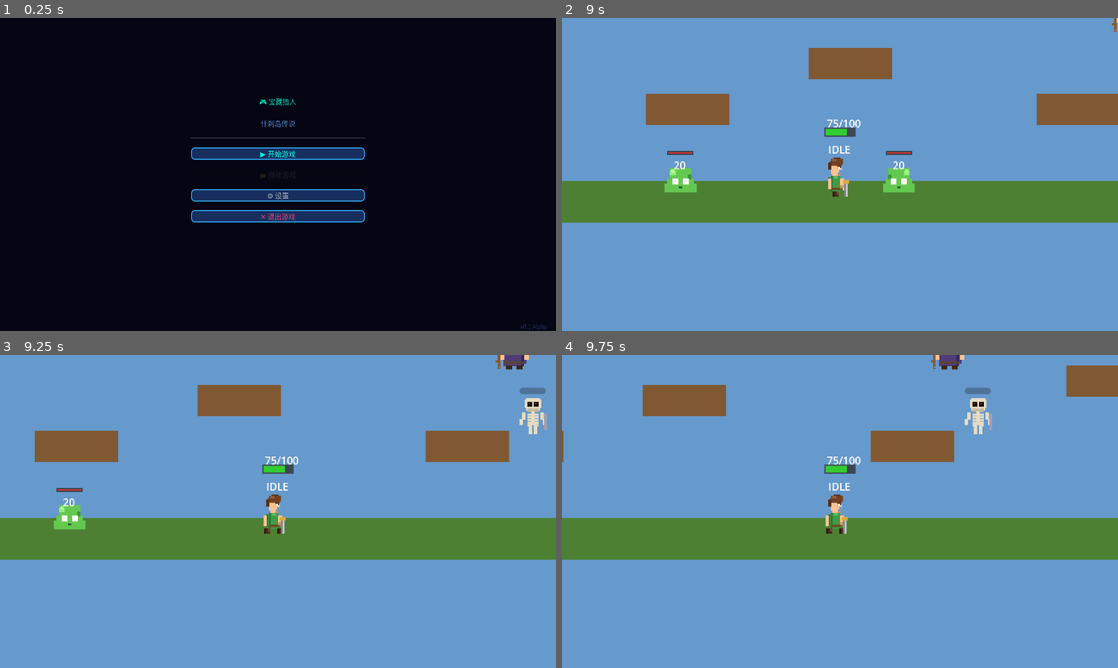
Above: before the commit, frames 1-4 (two rows, left to right).
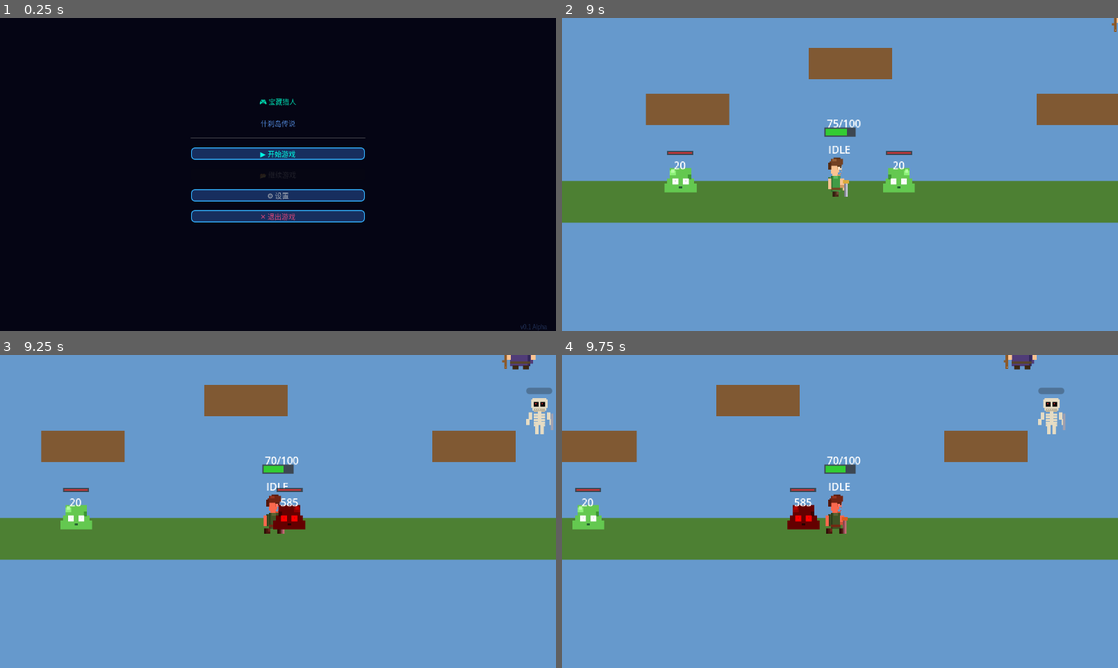
Above: after the commit, the same moments.

Repository: wenzy-tech/godot-adventure
Game: Godot game, scene res://Levels/TitleScreen.tscn
The game is run twice, just before and just after one commit, with the same random seed, the same clock (stepped at 60 frames per second) and the same inputs.
Inputs:
- Up to frame 1 (0.25 s): no input
- Up to frame 2 (9 s): click "▶ 开始游戏" at 0.5 s; tap Enter at 1.25 s; hold D 1.28-2.78 s; tap J every 1.5 s from 1.35 to 8.85 s; tap W at 1.52, 2.27, 3.77, 4.52, 5.27, 6.77, 7.52, 8.27 s; tap Shift every 1.5 s from 2.1 to 8.1 s; hold A 2.78-3.53 s; hold D 3.53-5.03 s; hold A 5.03-5.78 s; hold D 5.78-6.53 s; hold A 6.53-8.03 s; tap Space at 8 s; hold D from 8.03 s (still down)
- Up to frame 3 (9.25 s): keep holding D
- Up to frame 4 (9.75 s): keep holding D; tap Shift at 9.6 s

Frames 1-2 are identical in both runs. In frame 3, 2.4% of the frame differs, in the area x 6-100%, y 0-58%; in frame 4, 10%, in the area x 0-100%, y 0-58%.

Commit message:
Debug: disable knockback to isolate disappearance issue

Diff:
--- a/Enemies/BaseEnemy.gd
+++ b/Enemies/BaseEnemy.gd
@@ -84,10 +84,10 @@
 	# if animation_player.has_animation("hurt"):
 	# 	animation_player.play("hurt")
 
-	# 击退
-	if knockback_dir != Vector2.ZERO:
-		velocity = knockback_dir * knockback_force
-		move_and_slide()
+	# 击退 - DISABLED FOR DEBUG
+	# if knockback_dir != Vector2.ZERO:
+	# 	velocity = knockback_dir * knockback_force
+	# 	move_and_slide()
 
 	# 死亡检查
 	if current_hp <= 0:
